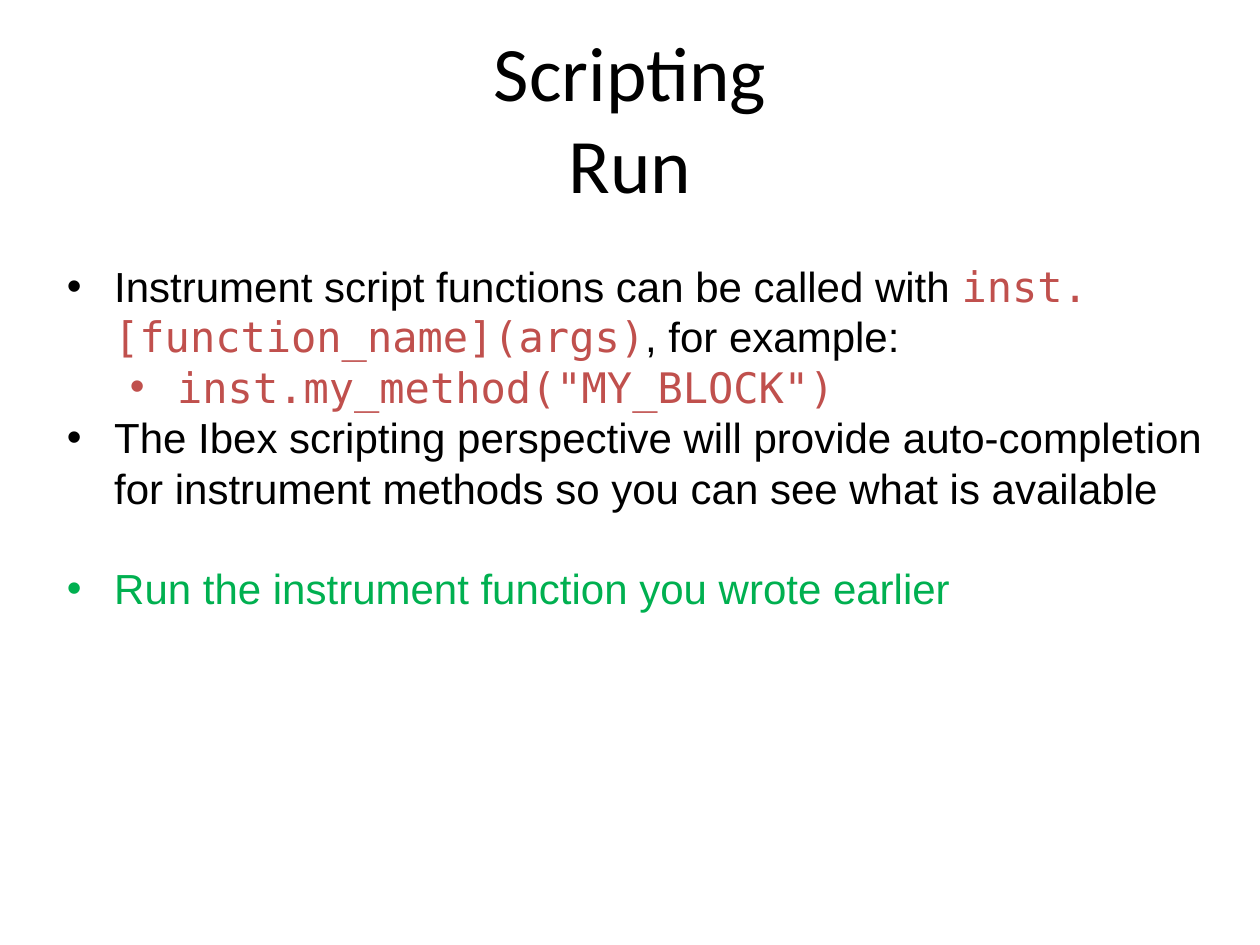
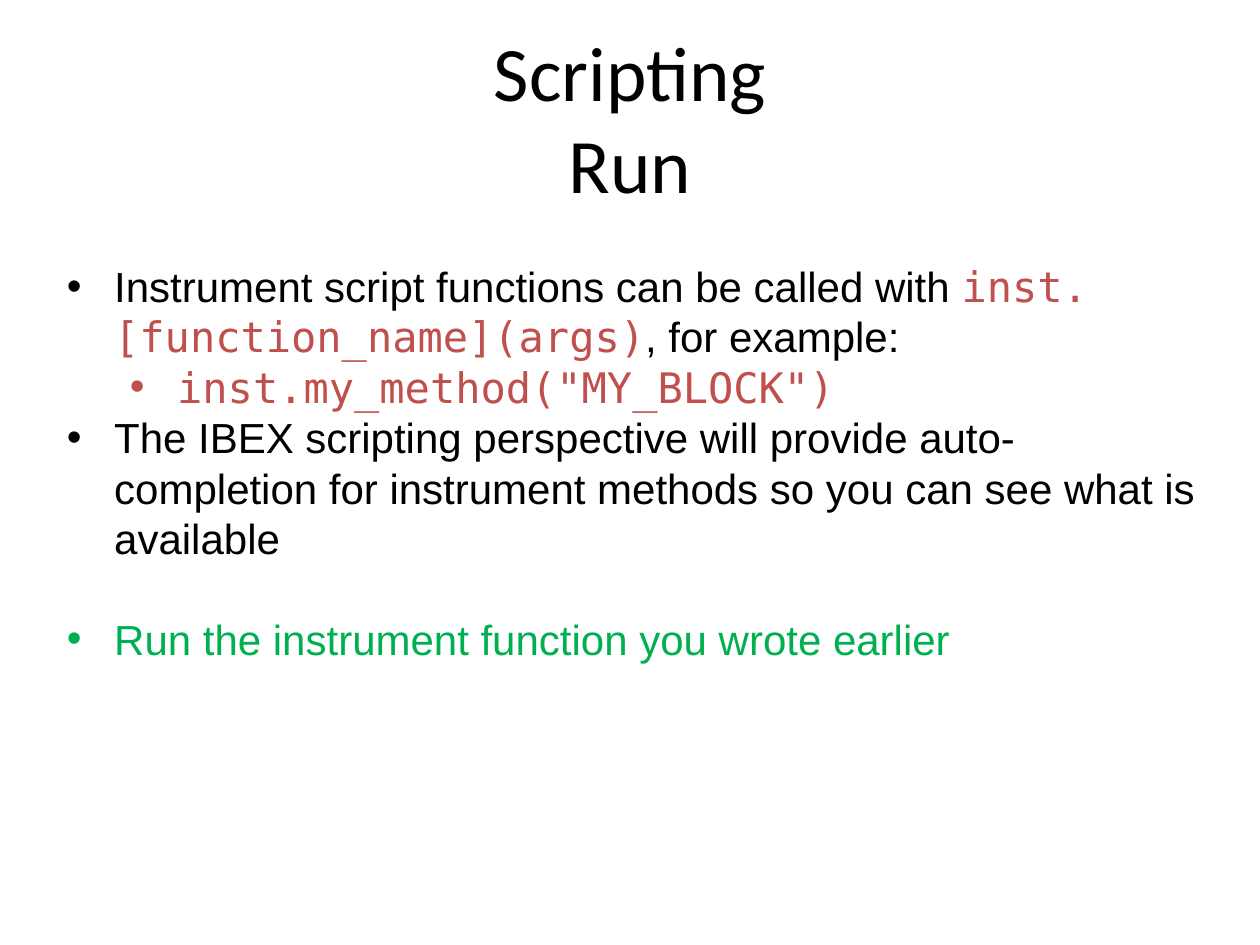
Before and after one commit to ISISComputingGroup/ibex_user_manual, a slide deck: slide 19 of genie_python_and_ibex/genie_python_and_ibex.pptx. Drawn at 1260x945 pixels with LibreOffice and Linux fonts; fonts in the diff are those of the drawing; background and template pictures are left out. Boxes give left, top, right and bottom in pixels: in the first picture for what was removed or moved away, otherwise in the second. Text is boxed around its words. In the diff, an @@ line names an element or a change of style, - is before the commit and + after.

```diff
--- a/genie_python_and_ibex/genie_python_and_ibex.pptx
+++ b/genie_python_and_ibex/genie_python_and_ibex.pptx
@@ text at [114,422,1194,555]: text changed @@
-• The Ibex scripting perspective will provide auto-completion for instrument methods so you can see what is available
+• The IBEX scripting perspective will provide auto-completion for instrument methods so you can see what is available
```
Also in this commit, not shown: 16 other slides changed, 1 other file.
